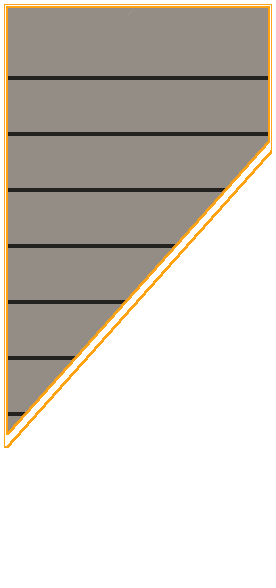
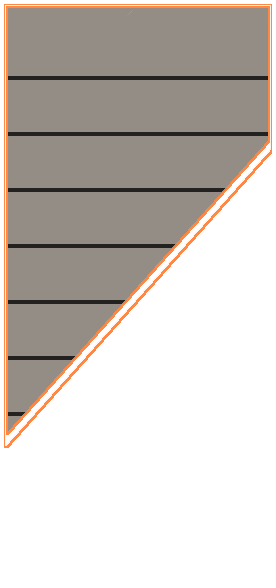
Revision of a layered 276px x 588px image; what changed, layer by layer:
painted on "Door top" over (4, 4, 272, 448)
